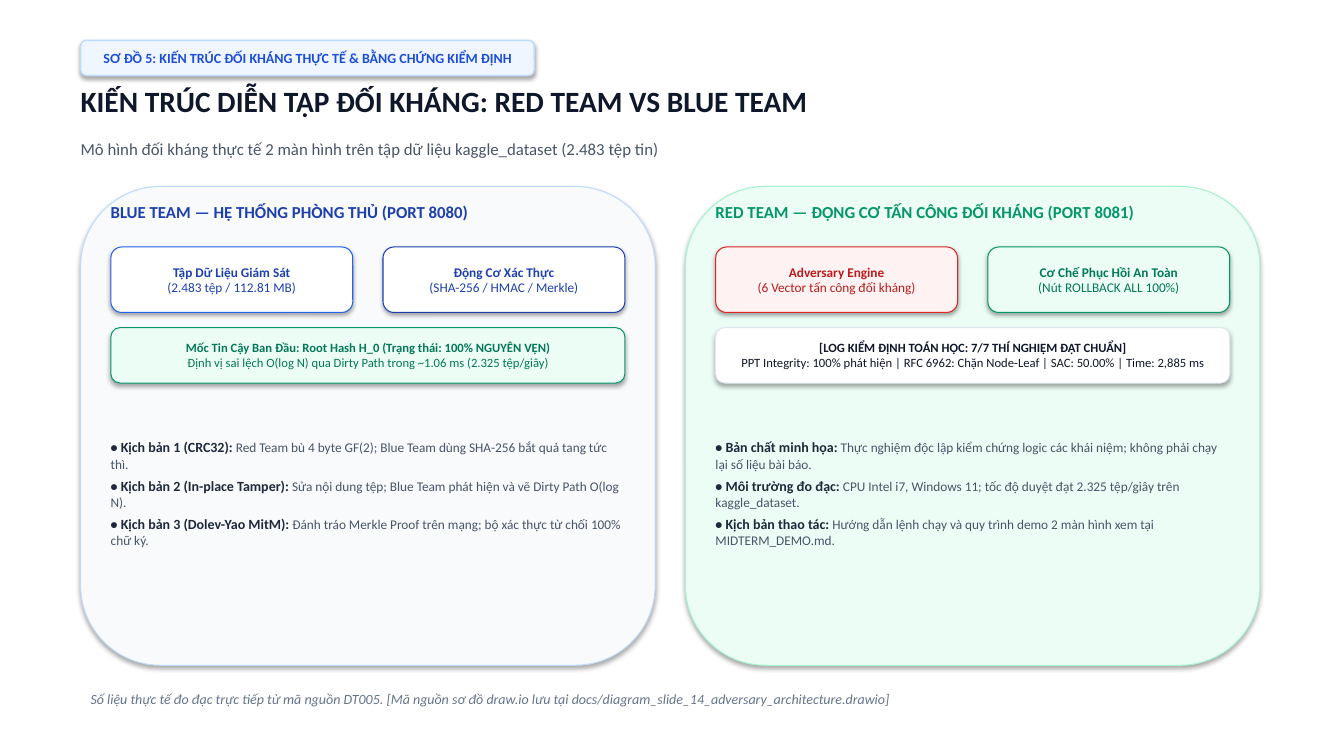
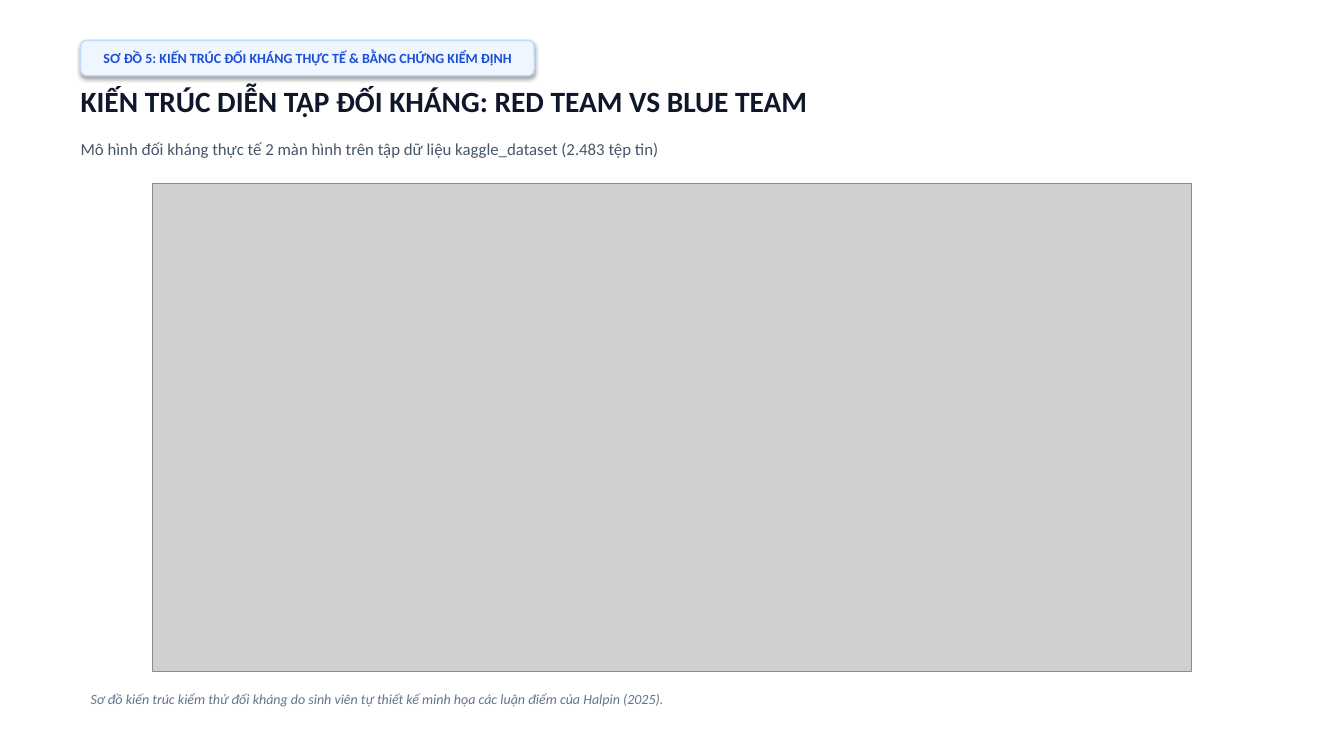
Before and after one commit to kietvo5924/ATBMHTTT_DT005_FileIntegrity, a slide deck: slide 13 of Bao_Cao_Giua_Ky_DT05_Final.pptx. Drawn at 1344x756 pixels with LibreOffice and Linux fonts; fonts in the diff are those of the drawing; grey boxes stand for pictures. Boxes give left, top, right and bottom in pixels: in the first picture for what was removed or moved away, otherwise in the second. Text is boxed around its words. In the diff, an @@ line names an element or a change of style, - is before the commit and + after.

```diff
--- a/Bao_Cao_Giua_Ky_DT05_Final.pptx
+++ b/Bao_Cao_Giua_Ky_DT05_Final.pptx
@@ rounded rectangle removed at (81, 187, 655, 665) @@
@@ text removed at (111, 204, 468, 221) @@
-BLUE TEAM — HỆ THỐNG PHÒNG THỦ (PORT 8080)
@@ picture added at (153, 184, 1192, 671) @@
@@ rounded rectangle removed at (686, 187, 1260, 665) @@
@@ text removed at (715, 204, 1134, 221) @@
-RED TEAM — ĐỘNG CƠ TẤN CÔNG ĐỐI KHÁNG (PORT 8081)
@@ rounded rectangle removed at (111, 247, 353, 313) @@
-Tập Dữ Liệu Giám Sát
-(2.483 tệp / 112.81 MB)
@@ rounded rectangle removed at (383, 247, 625, 313) @@
-Động Cơ Xác Thực
-(SHA-256 / HMAC / Merkle)
@@ rounded rectangle removed at (716, 247, 958, 313) @@
-Adversary Engine
-(6 Vector tấn công đối kháng)
@@ rounded rectangle removed at (988, 247, 1230, 313) @@
-Cơ Chế Phục Hồi An Toàn
-(Nút ROLLBACK ALL 100%)
@@ rounded rectangle removed at (111, 328, 625, 383) @@
-Mốc Tin Cậy Ban Đầu: Root Hash H_0 (Trạng thái: 100% NGUYÊN VẸN)
-Định vị sai lệch O(log N) qua Dirty Path trong ~1.06 ms (2.325 tệp/giây)
@@ rounded rectangle removed at (716, 328, 1230, 383) @@
-[LOG KIỂM ĐỊNH TOÁN HỌC: 7/7 THÍ NGHIỆM ĐẠT CHUẨN]
-PPT Integrity: 100% phát hiện | RFC 6962: Chặn Node-Leaf | SAC: 50.00% | Time: 2,885 ms
@@ text removed at (111, 441, 621, 547) @@
-• Kịch bản 1 (CRC32): Red Team bù 4 byte GF(2); Blue Team dùng SHA-256 bắt quả tang tức thì.
-• Kịch bản 2 (In-place Tamper): Sửa nội dung tệp; Blue Team phát hiện và vẽ Dirty Path O(log N).
-• Kịch bản 3 (Dolev-Yao MitM): Đánh tráo Merkle Proof trên mạng; bộ xác thực từ chối 100% chữ ký.
@@ text removed at (715, 441, 1217, 547) @@
-• Bản chất minh họa: Thực nghiệm độc lập kiểm chứng logic các khái niệm; không phải chạy lại số liệu bài báo.
-• Môi trường đo đạc: CPU Intel i7, Windows 11; tốc độ duyệt đạt 2.325 tệp/giây trên kaggle_dataset.
-• Kịch bản thao tác: Hướng dẫn lệnh chạy và quy trình demo 2 màn hình xem tại MIDTERM_DEMO.md.
@@ text at (91, 693, 663, 707): text changed @@
-Số liệu thực tế đo đạc trực tiếp từ mã nguồn DT005. [Mã nguồn sơ đồ draw.io lưu tại docs/diagram_slide_14_adversary_architecture.drawio]
+Sơ đồ kiến trúc kiểm thử đối kháng do sinh viên tự thiết kế minh họa các luận điểm của Halpin (2025).
```
Also in this commit, not shown: 3 other slides changed, 20 other files.
